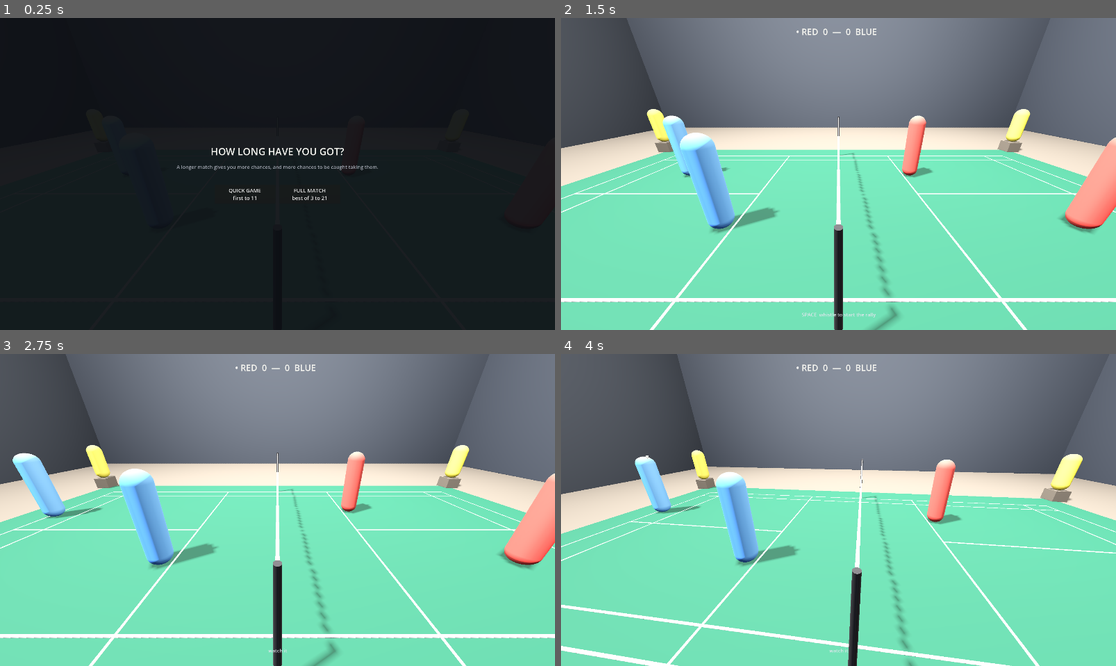
Above: before the commit, frames 1-4 (two rows, left to right).
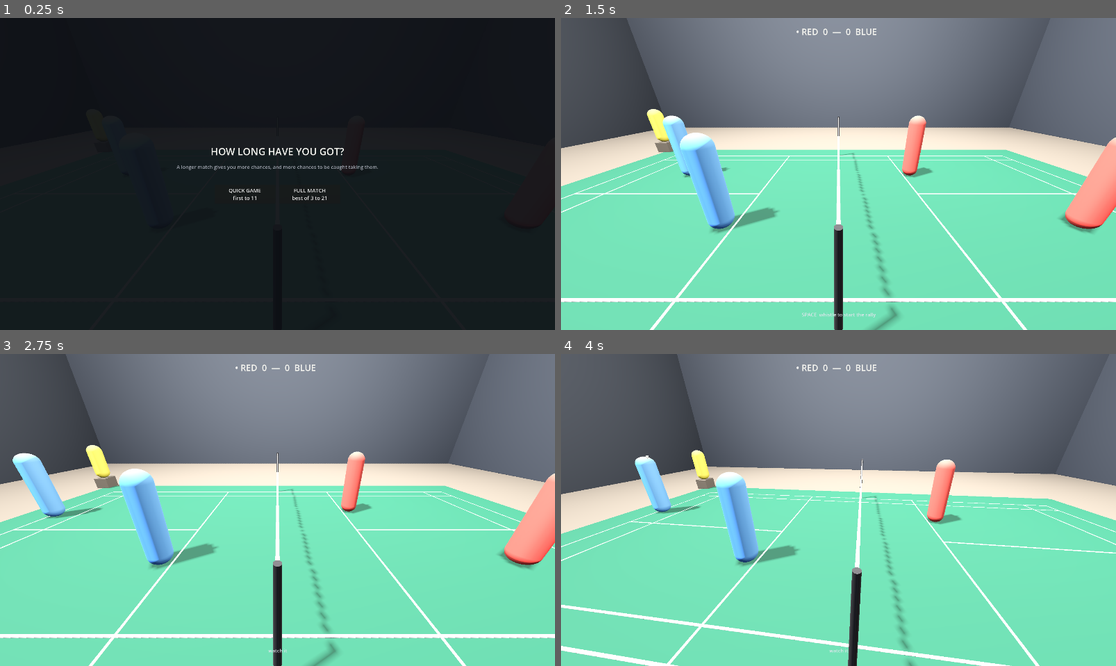
Above: after the commit, the same moments.

Repository: juslangit/referee-for-fun
Game: Godot game, scene res://scenes/match.tscn
The game is run twice, just before and just after one commit, with the same random seed, the same clock (stepped at 60 frames per second) and the same inputs.
Inputs (mouse positions are in pixels of both pictures, inside the frame that each line leads up to):
- Up to frame 1 (0.25 s): no input
- Up to frame 2 (1.5 s): click "QUICK GAME first to 11" at 0.5 s; click "RED" at 1.25 s
- Up to frame 3 (2.75 s): tap Enter (ui_accept) at 2, 2.27 s; move the mouse to (305, 510) at 2.02 s; tap Space at 2.1 s; click (305, 510) at 2.17 s
- Up to frame 4 (4 s): tap Enter (ui_accept) at 2.75, 3.02, 3.5 s; move the mouse to (810, 510) at 2.77 s; tap L at 2.85 s; click (810, 510) at 2.92 s; move the mouse to (849, 503) at 3.52 s; tap Space at 3.6 s; click (849, 503) at 3.67 s

The runs differ from the first frame. In frame 2, 0.4% of the frame differs, in the area x 78-85%, y 29-44%; in frame 3, 0.4%; in frame 4, 0.6%, in the area x 86-94%, y 32-48%.

Commit message:
seat the two line judges diagonally opposite each other
They were both on the same side of the court, one at each end, staring
straight down it at one another. A match with two line judges seats them
across the diagonal, because from opposite corners the pair of them can see
all four boundary lines between them — on the same side they cover the same
two lines twice.

I put them where they were because it made both easy to see from the chair,
which was not a good reason. The correct placement does mean the umpire has
to turn nearly ninety degrees to look at the near one, which is realistic
and within the head-turn limit.

Co-Authored-By: Claude Opus 5 <noreply@anthropic.com>
Claude-Session: https://claude.ai/code/session_01GonE4Fvh8BYKd7z5QMw3zg

Diff:
--- a/_diag.gd
+++ b/_diag.gd
@@ -4,15 +4,9 @@
 	var arena: Node = load("res://scenes/match.tscn").instantiate()
 	add_child(arena)
 	await get_tree().physics_frame
-	var judge: LineJudge = arena.line_judge
-	print("line judge global position: ", judge.global_position)
-	print("visible: ", judge.visible, "  children: ", judge.get_children().size())
-	for child in judge.get_children():
-		var extra := ""
-		if child is MeshInstance3D:
-			extra = "  mesh=%s  pos=%v  visible=%s" % [child.mesh.get_class(), child.position, child.visible]
-		print("  - ", child.name, " (", child.get_class(), ")", extra)
-	print("camera at ", arena.camera.global_position, " fov ", arena.camera.fov)
-	var to_judge: Vector3 = judge.global_position - arena.camera.global_position
-	print("distance to judge: %.2f m" % to_judge.length())
+	for judge in arena.line_judges:
+		var body: Node3D = judge.get_node("Body")
+		print("%-16s seat %v  body global basis y-axis %v  rotation %v" % [
+			judge.name, judge.position, body.global_transform.basis.y, body.global_rotation
+		])
 	get_tree().quit()
--- /dev/null
+++ b/_layout.gd
@@ -0,0 +1,30 @@
+extends Node
+
+## Looks down on the whole court so the seating can be checked at a glance.
+
+func _ready() -> void:
+	var arena: Node = load("res://scenes/match.tscn").instantiate()
+	add_child(arena)
+	await get_tree().physics_frame
+	arena._on_length_chosen(false)
+	arena._on_favour_chosen(Sides.Team.NONE)
+	arena.ui.visible = false
+
+	for judge in arena.line_judges:
+		print("%-16s watches %-6s  seat %v" % [judge.name, Sides.label(judge.watches), judge.position])
+		judge.announce(judge.watches == Sides.Team.BLUE)
+
+	arena.camera.current = false
+	var above := Camera3D.new()
+	above.fov = 74.0
+	arena.add_child(above)
+	above.global_position = Vector3(8.2, 7.4, 0.0)
+	above.look_at(Vector3(-0.5, 0.4, 0.0), Vector3.UP)
+	above.current = true
+
+	for f in 8:
+		await get_tree().process_frame
+	await RenderingServer.frame_post_draw
+	get_viewport().get_texture().get_image().save_png("res://_shot_layout.png")
+	print("saved")
+	get_tree().quit()
--- /dev/null
+++ b/_layout.tscn
@@ -0,0 +1,6 @@
+[gd_scene load_steps=2 format=3]
+
+[ext_resource type="Script" path="res://_layout.gd" id="1_l"]
+
+[node name="Layout" type="Node"]
+script = ExtResource("1_l")
--- a/scripts/match.gd
+++ b/scripts/match.gd
@@ -38,14 +38,21 @@
 ## A hard stop on a rally, in seconds. A backstop, not a design.
 const MAX_RALLY_SECONDS := 40.0
 
-## Where the line judges sit: the far corner at each end, behind the back line and
-## outside the sideline, which is where they really sit. Each of them watches one
-## half of the court and says nothing about the other, so the two of them can never
-## end up publicly contradicting each other — in a real match every judge has their
-## own lines.
+## Where the line judges sit: diagonally opposite corners, behind the back line and
+## outside the sideline.
+##
+## Diagonally is the point. A full tournament has up to ten line judges; a match with
+## two seats them across the diagonal from each other, because from opposite corners
+## the pair of them can see all four boundary lines between them. Putting both on the
+## same side — which is what this originally did — leaves them looking straight down
+## the court at one another and covers the same two lines twice.
+##
+## Each watches one half and says nothing about the other, so the two of them can
+## never end up publicly contradicting each other. In a real match every judge has
+## their own lines.
 const LINE_JUDGE_SEATS := {
 	Sides.Team.BLUE: Vector3(-3.85, 0.0, 7.60),
-	Sides.Team.RED: Vector3(-3.85, 0.0, -7.60),
+	Sides.Team.RED: Vector3(3.85, 0.0, -7.60),
 }
 
 ## How long the hall waits before the line judge's call goes up. Long enough for the
Not shown, added: _extras.gd.uid
